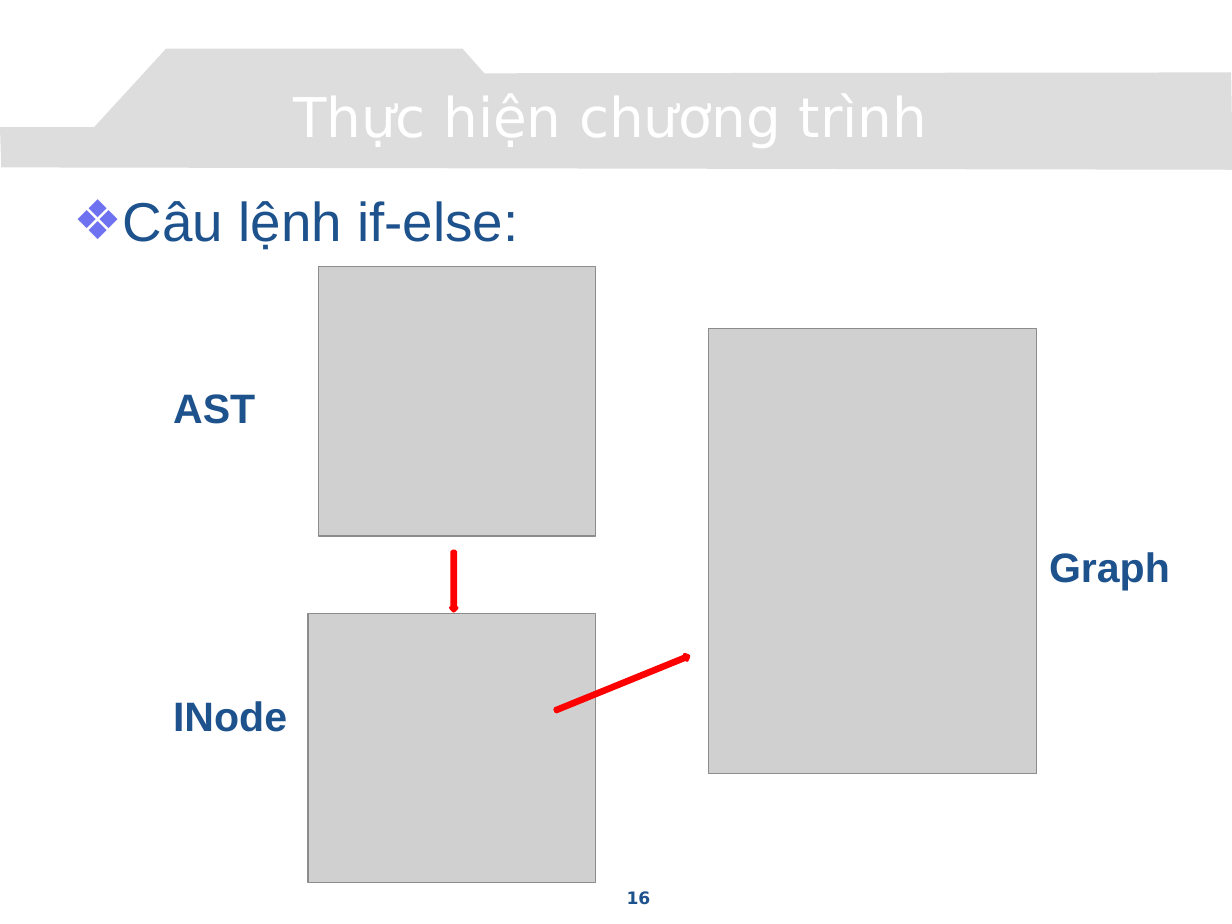
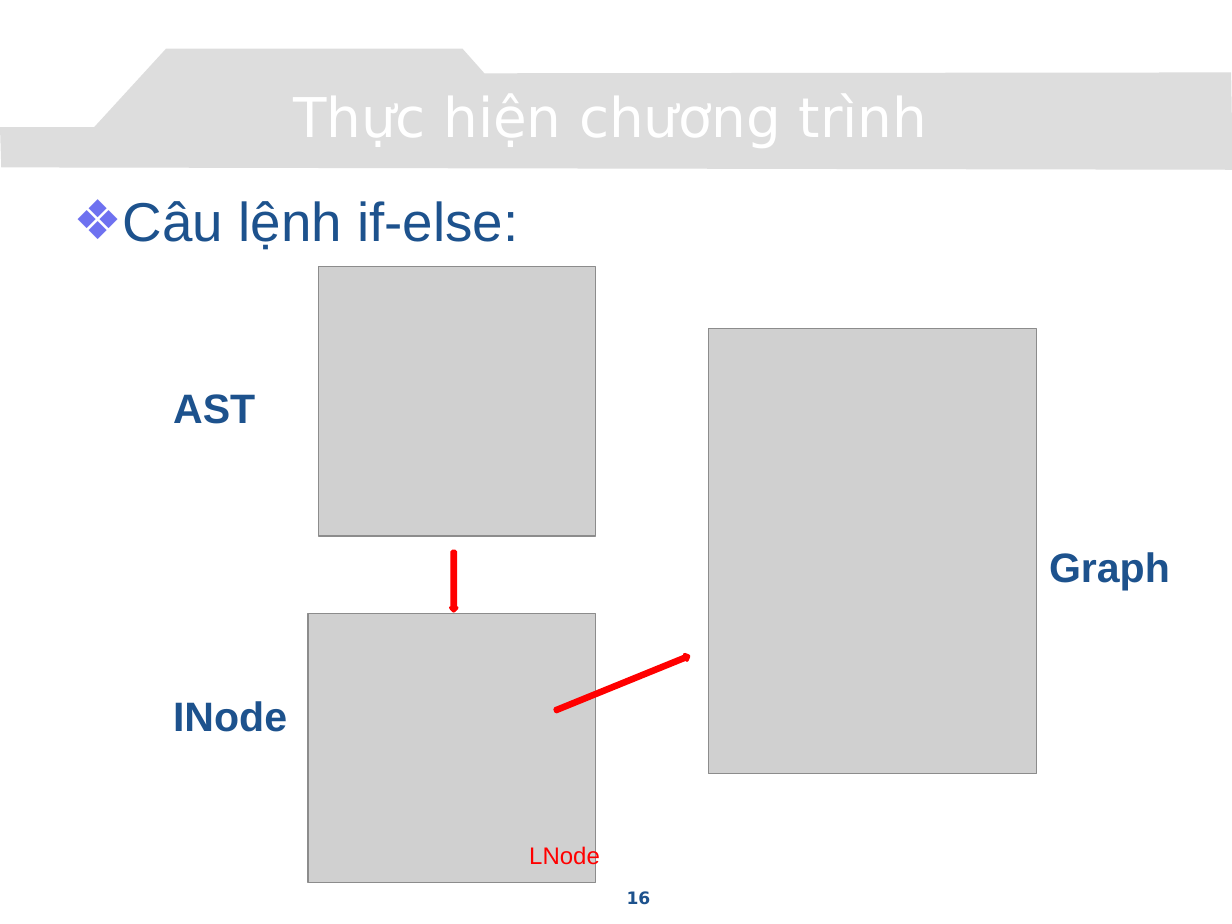
Before and after one commit to congcuong-cse/autotesting-lvtn, a slide deck: slide 16 of Document/Presentation.pptx. Drawn at 1232x924 pixels with LibreOffice and Linux fonts; fonts in the diff are those of the drawing; grey boxes stand for pictures; background and template pictures are left out. Boxes give left, top, right and bottom in pixels: in the first picture for what was removed or moved away, otherwise in the second. Text is boxed around its words. In the diff, an @@ line names an element or a change of style, - is before the commit and + after.

```diff
--- a/Document/Presentation.pptx
+++ b/Document/Presentation.pptx
@@ text added at (529, 845, 600, 870), 14 pt, text #FF0000 @@
+LNode
```
Also in this commit, not shown: 1 slide removed.
